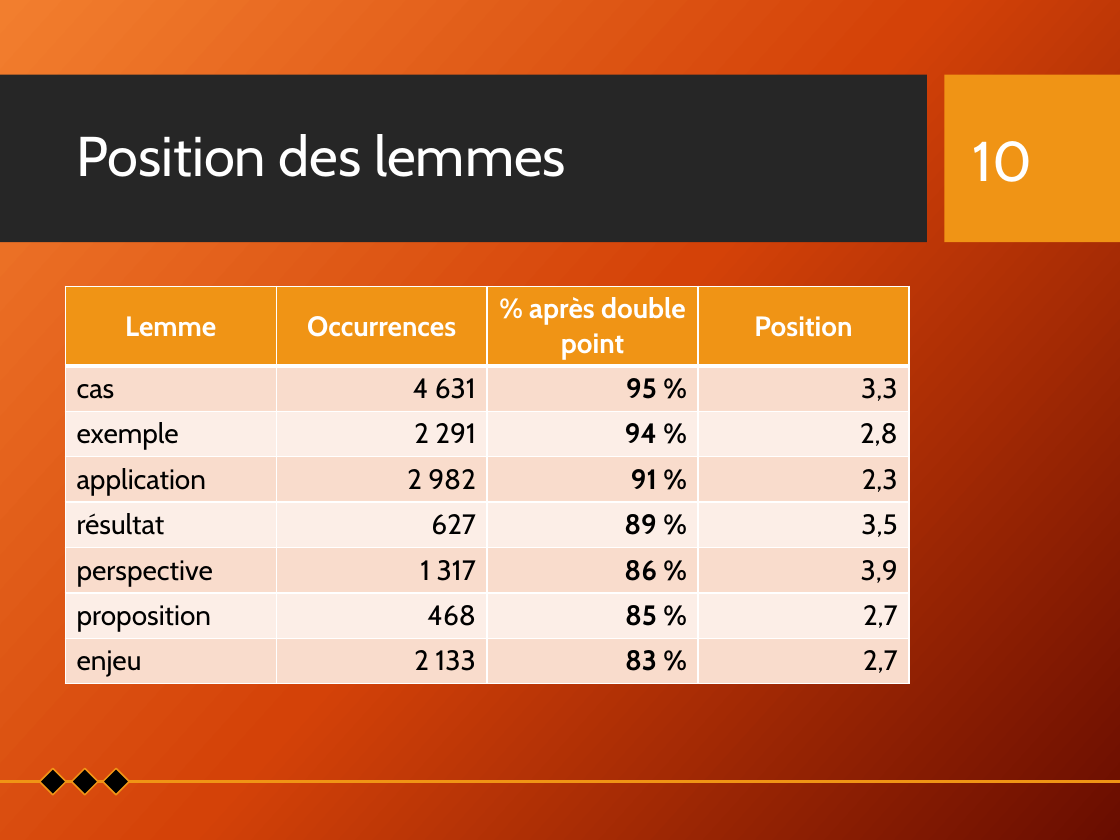
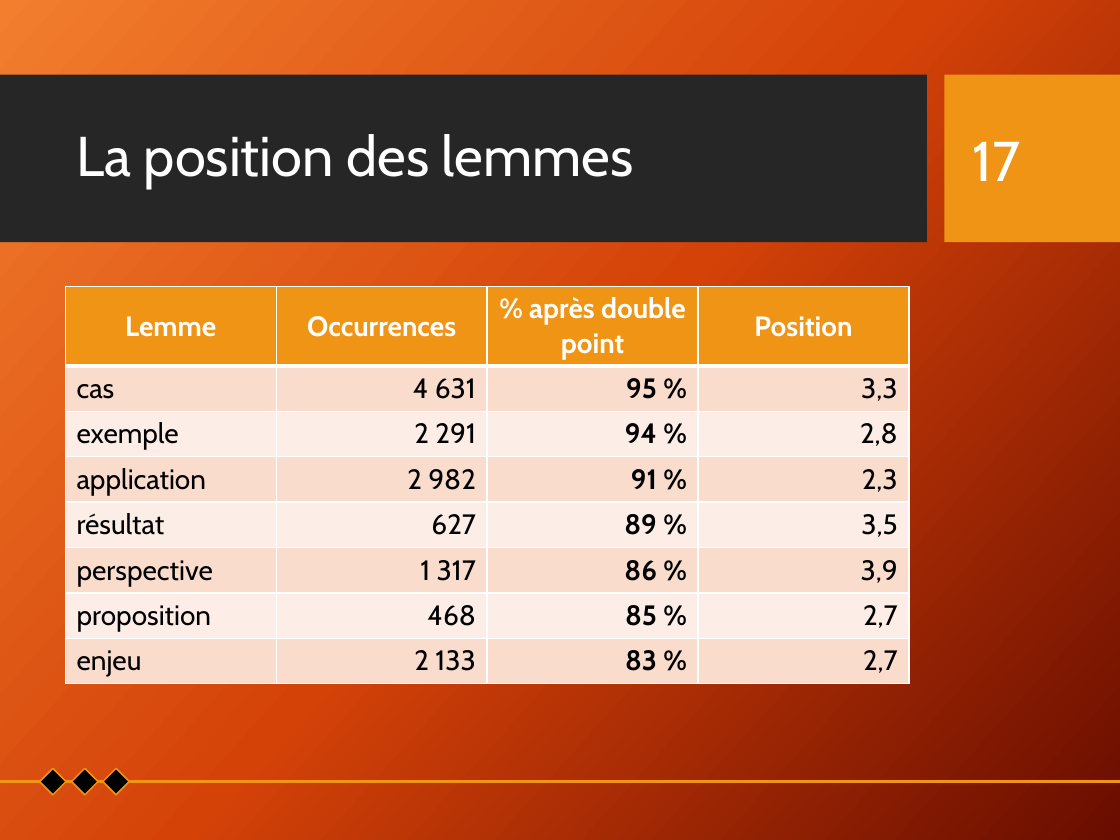
Before and after one commit to Xitog/tal, a slide deck: slide 17 of dossiers/Final - Présentation Projet de recherche.pptx (slide 10 before the commit). Drawn at 1120x840 pixels with LibreOffice and Linux fonts; fonts in the diff are those of the drawing; background and template pictures are left out. Boxes give left, top, right and bottom in pixels: in the first picture for what was removed or moved away, otherwise in the second. Text is boxed around its words. In the diff, an @@ line names an element or a change of style, - is before the commit and + after.

```diff
--- a/dossiers/Final - Présentation Projet de recherche.pptx
+++ b/dossiers/Final - Présentation Projet de recherche.pptx
@@ title at (x1=76, y1=134, x2=634, y2=189): text changed @@
-Position des lemmes
+La position des lemmes
@@ page number at (x1=973, y1=141, x2=1021, y2=181): text changed @@
-10
+17
```
Also in this commit, not shown: 7 other slides changed, 16 slides added.
